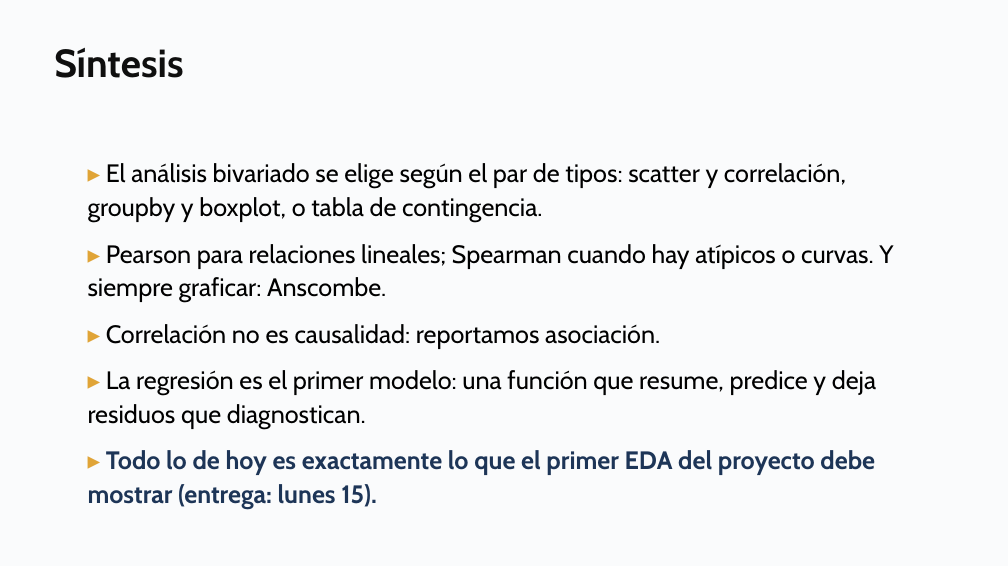
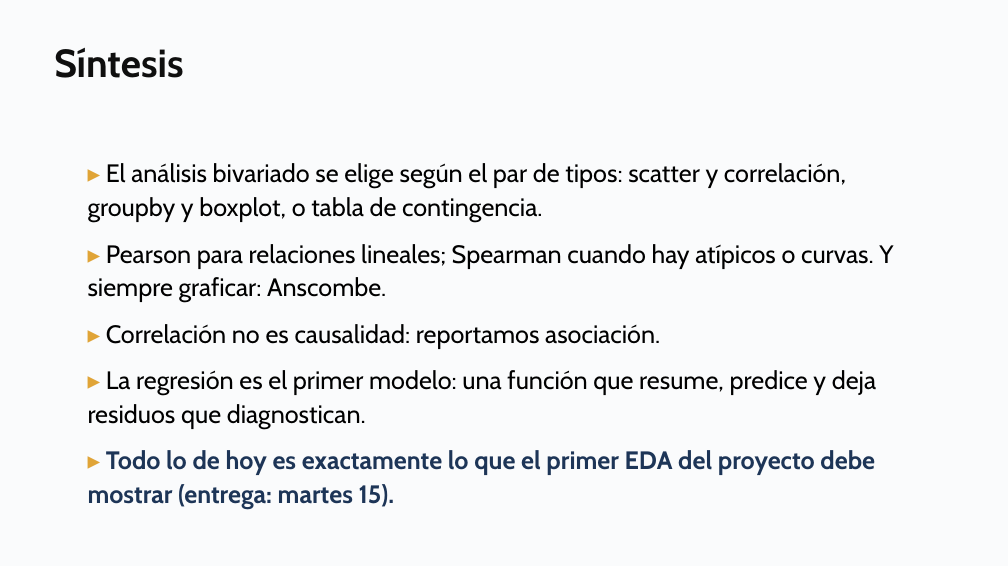
Before and after one commit to daniopitz/diplomado-cdd, a slide deck: slide 53 of presentaciones/clase03_eda_bivariado.pptx. Drawn at 1008x566 pixels with LibreOffice and Linux fonts; fonts in the diff are those of the drawing. Boxes give left, top, right and bottom in pixels: in the first picture for what was removed or moved away, otherwise in the second. Text is boxed around its words. In the diff, an @@ line names an element or a change of style, - is before the commit and + after.

```diff
--- a/presentaciones/clase03_eda_bivariado.pptx
+++ b/presentaciones/clase03_eda_bivariado.pptx
@@ text at [88, 450, 875, 509]: text changed @@
-▸ Todo lo de hoy es exactamente lo que el primer EDA del proyecto debe mostrar (entrega: lunes 15).
+▸ Todo lo de hoy es exactamente lo que el primer EDA del proyecto debe mostrar (entrega: martes 15).
```
Also in this commit, not shown: 29 other slides changed, 5 other files.
